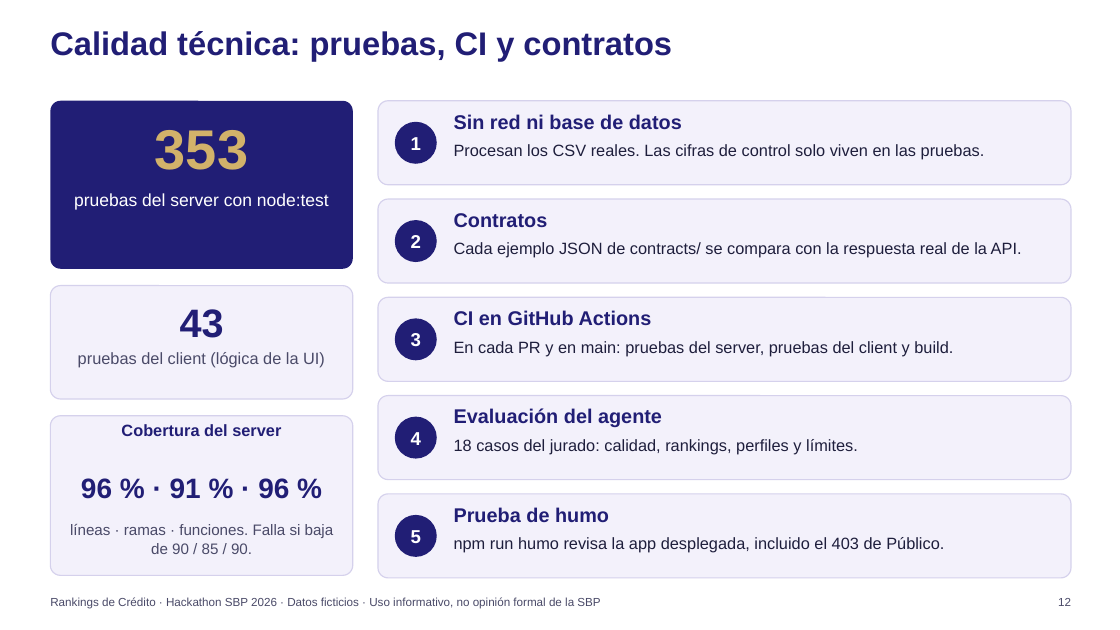
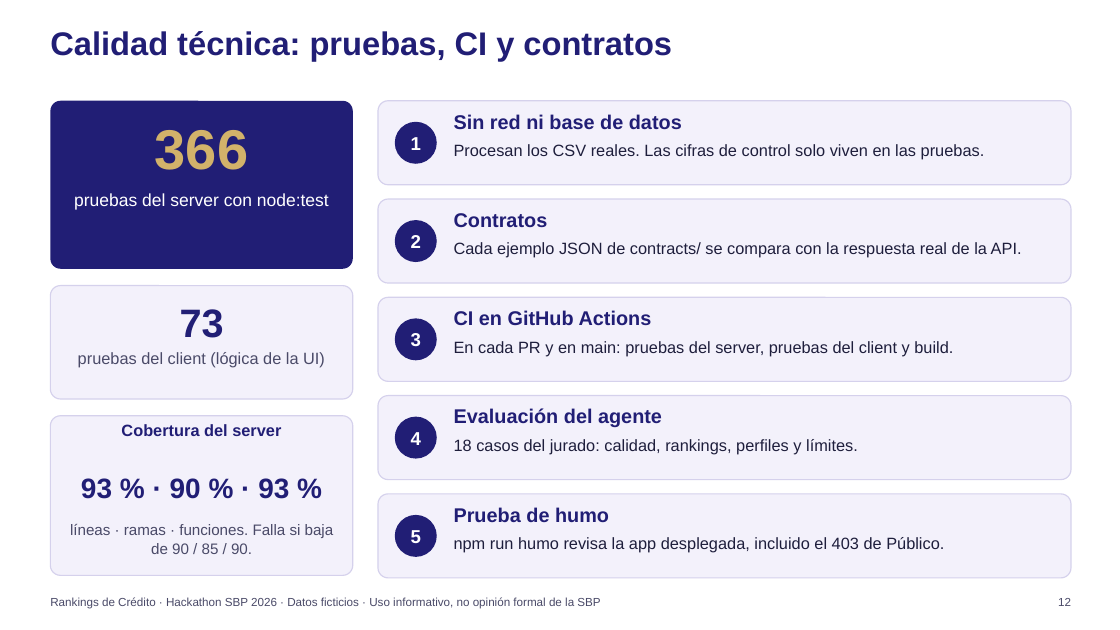
Before and after one commit to JuanKsPty/hackathon-sbp, a slide deck: slide 12 of presentacion/deck.pptx. Drawn at 1120x630 pixels with LibreOffice and Linux fonts; fonts in the diff are those of the drawing; background and template pictures are left out. Boxes give left, top, right and bottom in pixels: in the first picture for what was removed or moved away, otherwise in the second. Text is boxed around its words. In the diff, an @@ line names an element or a change of style, - is before the commit and + after.

```diff
--- a/presentacion/deck.pptx
+++ b/presentacion/deck.pptx
@@ text at bbox=[155, 130, 248, 170]: text changed @@
-353
+366
@@ text at bbox=[180, 309, 224, 338]: text changed @@
-43
+73
@@ text at bbox=[81, 478, 289, 499]: text changed @@
-96 % · 91 % · 96 %
+93 % · 90 % · 93 %
```
Also in this commit, not shown: 2 other files.
